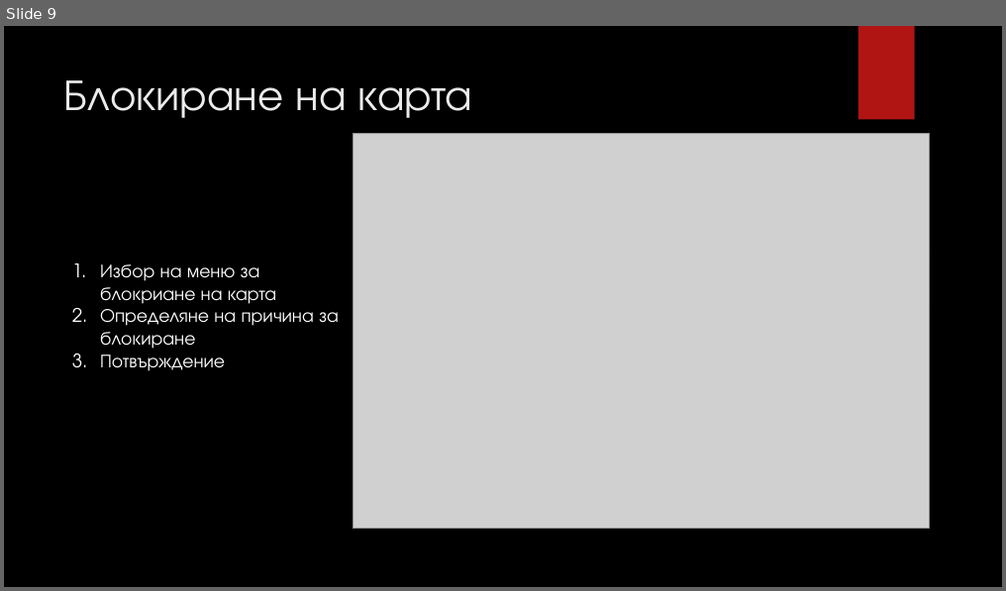
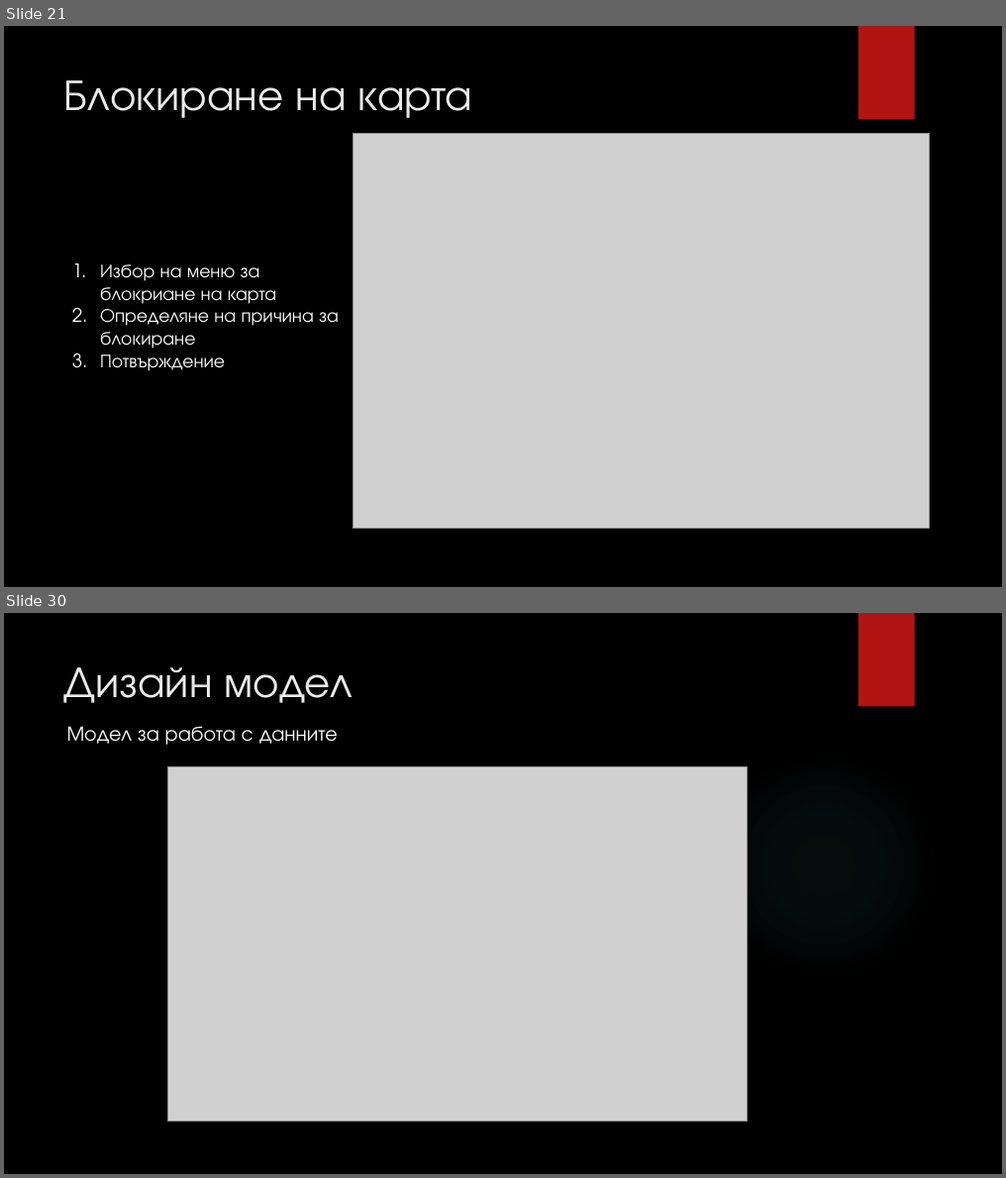
Before and after one commit to fahmiprasetya/PSS, a slide deck: I1/Current_Working_Directory/E3/ABM E3 Presentation.pptx. Shown one above the other, each under a label of ours: slide 9 before the commit, slides 21 and 30 after it; the slides between them are not shown. The pictures are 1006x591 and 1006x1178 pixels, drawn with LibreOffice and Linux fonts; fonts in the diff are those of the drawing; grey boxes stand for pictures; background and template pictures are left out. Boxes give left, top, right and bottom in pixels: in the first picture for what was removed or moved away, otherwise in the second. Text is boxed around its words. In the diff, an @@ line names an element or a change of style, - is before the commit and + after.

```diff
--- a/I1/Current_Working_Directory/E3/ABM E3 Presentation.pptx
+++ b/I1/Current_Working_Directory/E3/ABM E3 Presentation.pptx
@@ slide 30 added at [4, 613, 1002, 1174], background picture (left out); not listed: 2 template elements that a slide beside it also shows @@
@@ title added at [64, 667, 353, 703], 42 pt, text #EBEBEB @@
+Дизайн модел
@@ text added at [67, 726, 338, 745], 20 pt, text #FFFFFF @@
+Модел за работа с данните
@@ picture added at [168, 767, 746, 1122] @@
@@ what was slide 9 is now slide 21 @@
```
Also in this commit, not shown: 1 slide changed, 26 other slides added, 12 other files.
